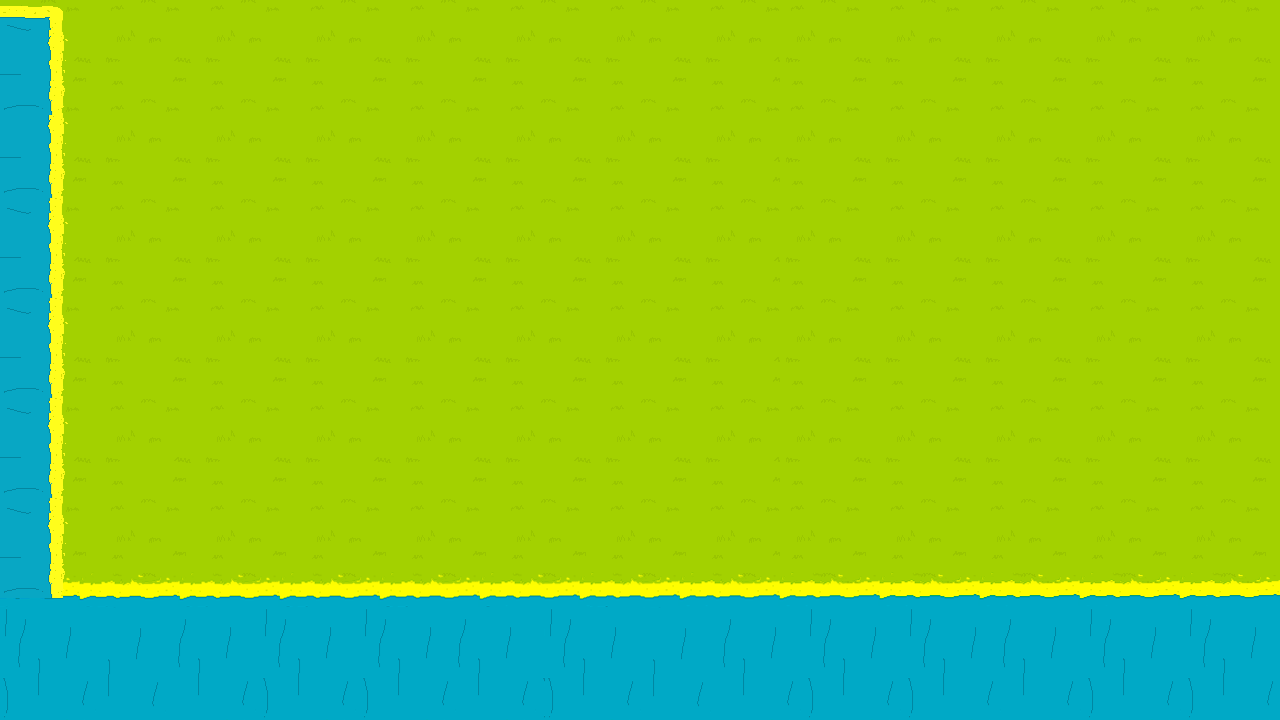
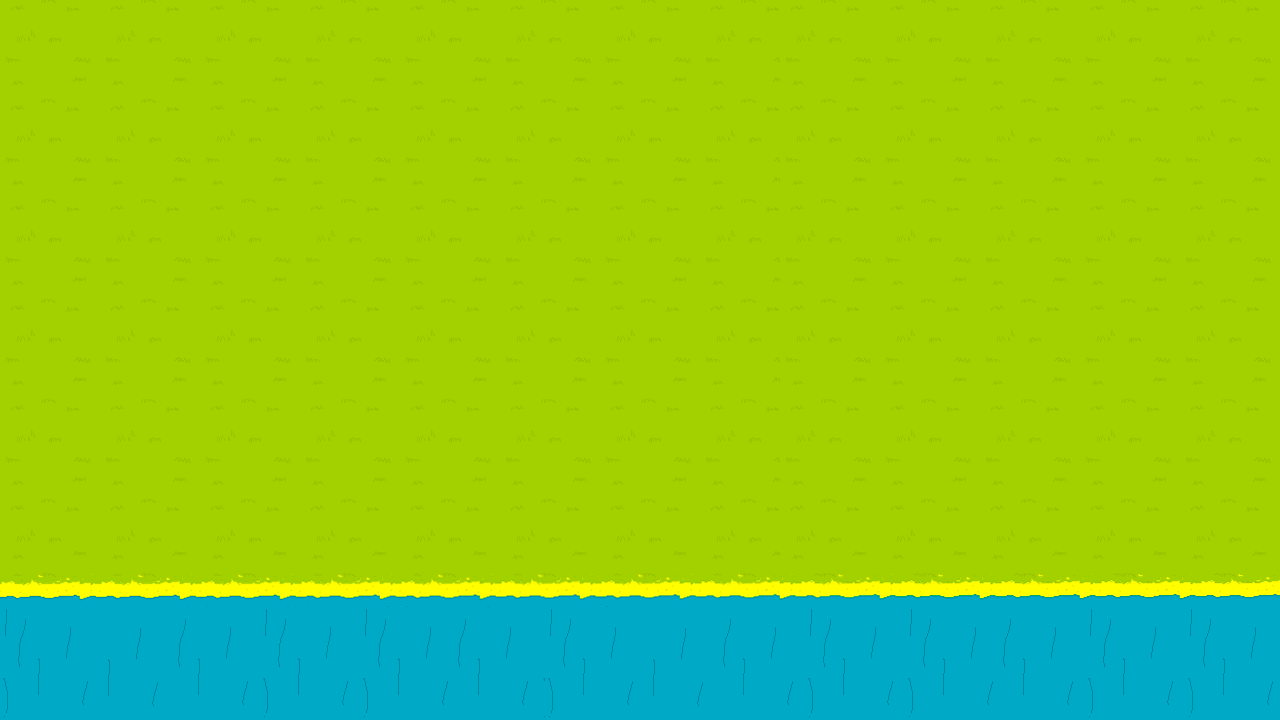
Two versions of the same layered image (1280x720). Layer-by-layer changes:
hid "RIO" (1st of 6), painted on it over (0, 6, 68, 599)
